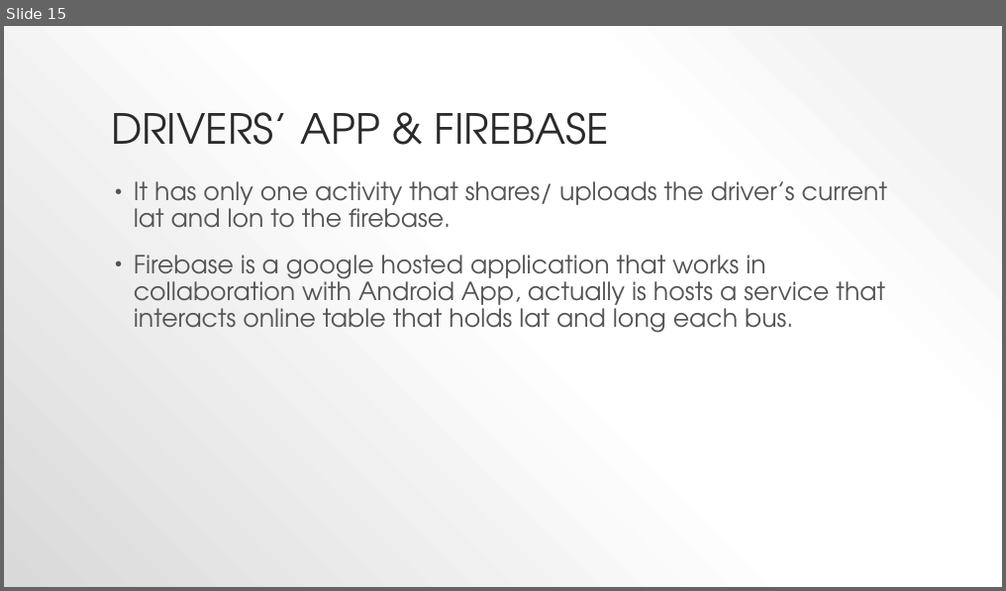
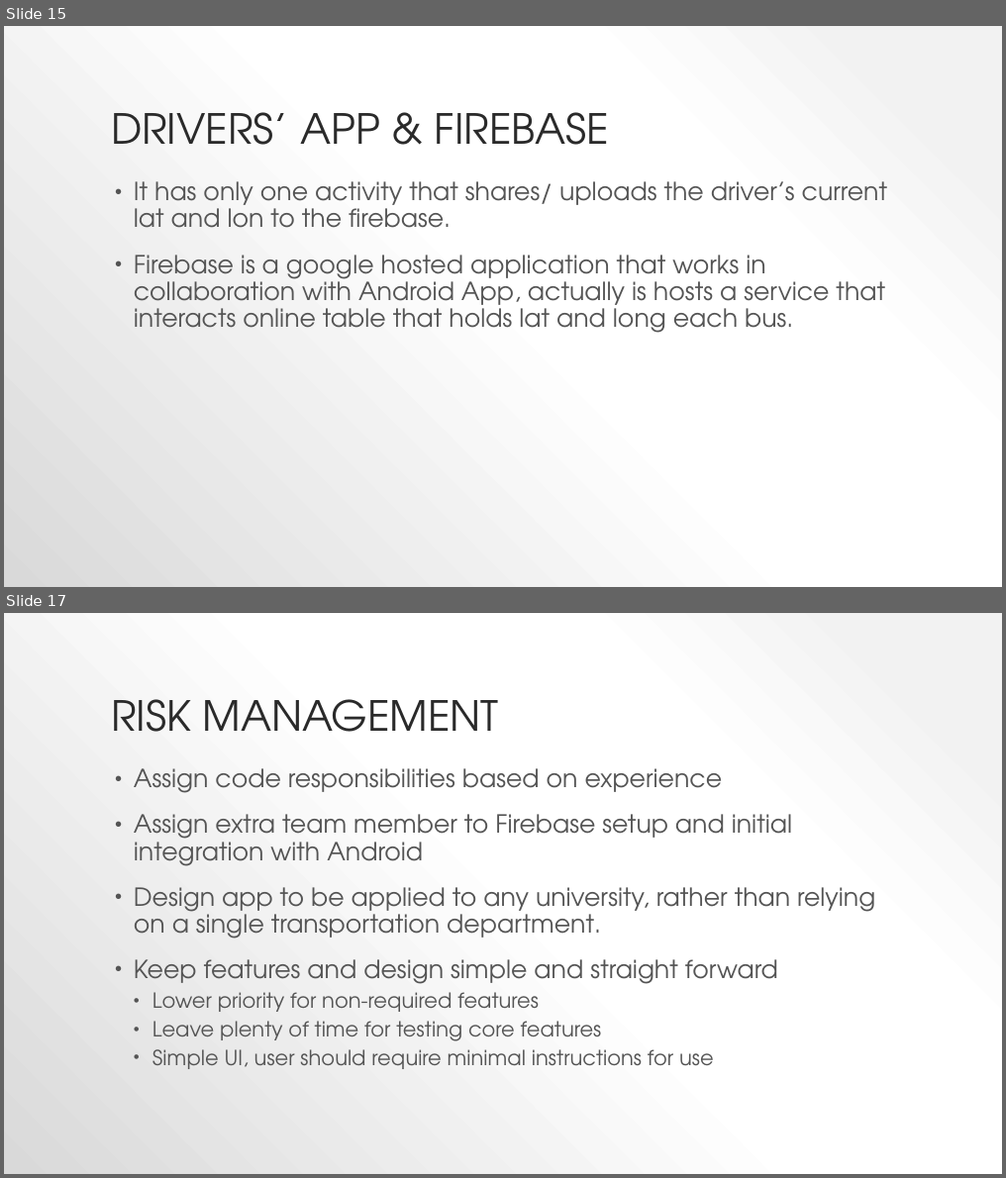
Before and after one commit to anuragchitnis/bus-tracking-system, a slide deck: docs/Presentations/project proposal.pptx. Shown one above the other, each under a label of ours: slide 15 before the commit, slides 15 and 17 after it; the slides between them are not shown. The pictures are 1006x591 and 1006x1178 pixels, drawn with LibreOffice and Linux fonts; fonts in the diff are those of the drawing. Boxes give left, top, right and bottom in pixels: in the first picture for what was removed or moved away, otherwise in the second. Text is boxed around its words. In the diff, an @@ line names an element or a change of style, - is before the commit and + after.

Commit message:
Addedrisk management slides

```diff
--- a/docs/Presentations/project proposal.pptx
+++ b/docs/Presentations/project proposal.pptx
@@ slide 17 added at (4, 613, 1002, 1174), background gradient #F2F2F2 to #FFFFFF to #D9D9D9 @@
@@ title added at (111, 699, 498, 732), 40 pt, text #2A2A2A @@
+RISK MANAGEMENT
@@ text added at (134, 768, 875, 1069), 24 pt, text #545454 @@
+• Assign code responsibilities based on experience
+• Assign extra team member to Firebase setup and initial integration with Android
+• Design app to be applied to any university, rather than relying on a single transportation department.
+• Keep features and design simple and straight forward
+  • Lower priority for non-required features
+  • Leave plenty of time for testing core features
+  • Simple UI, user should require minimal instructions for use
```
Also in this commit, not shown: 1 other slide added.
